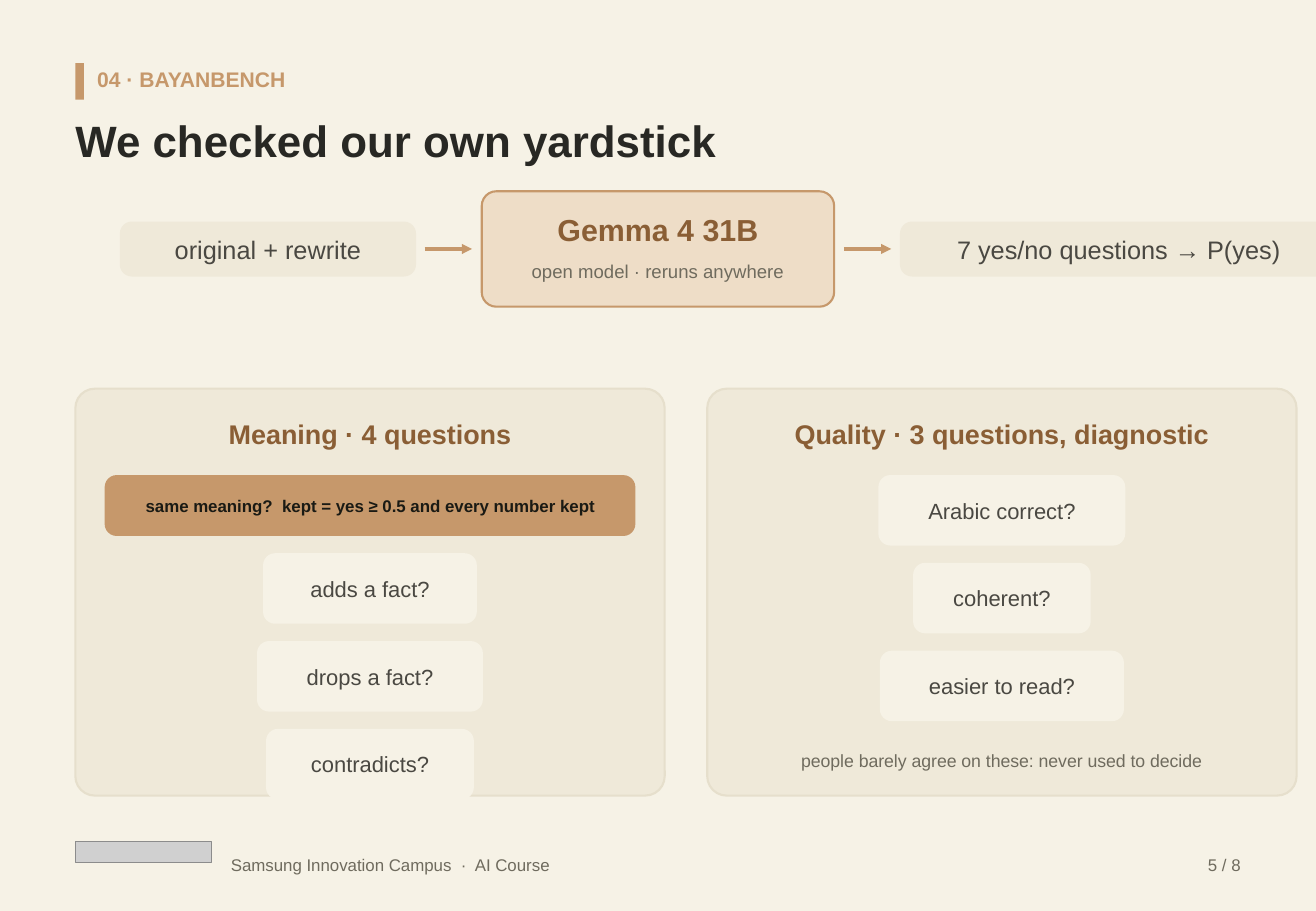
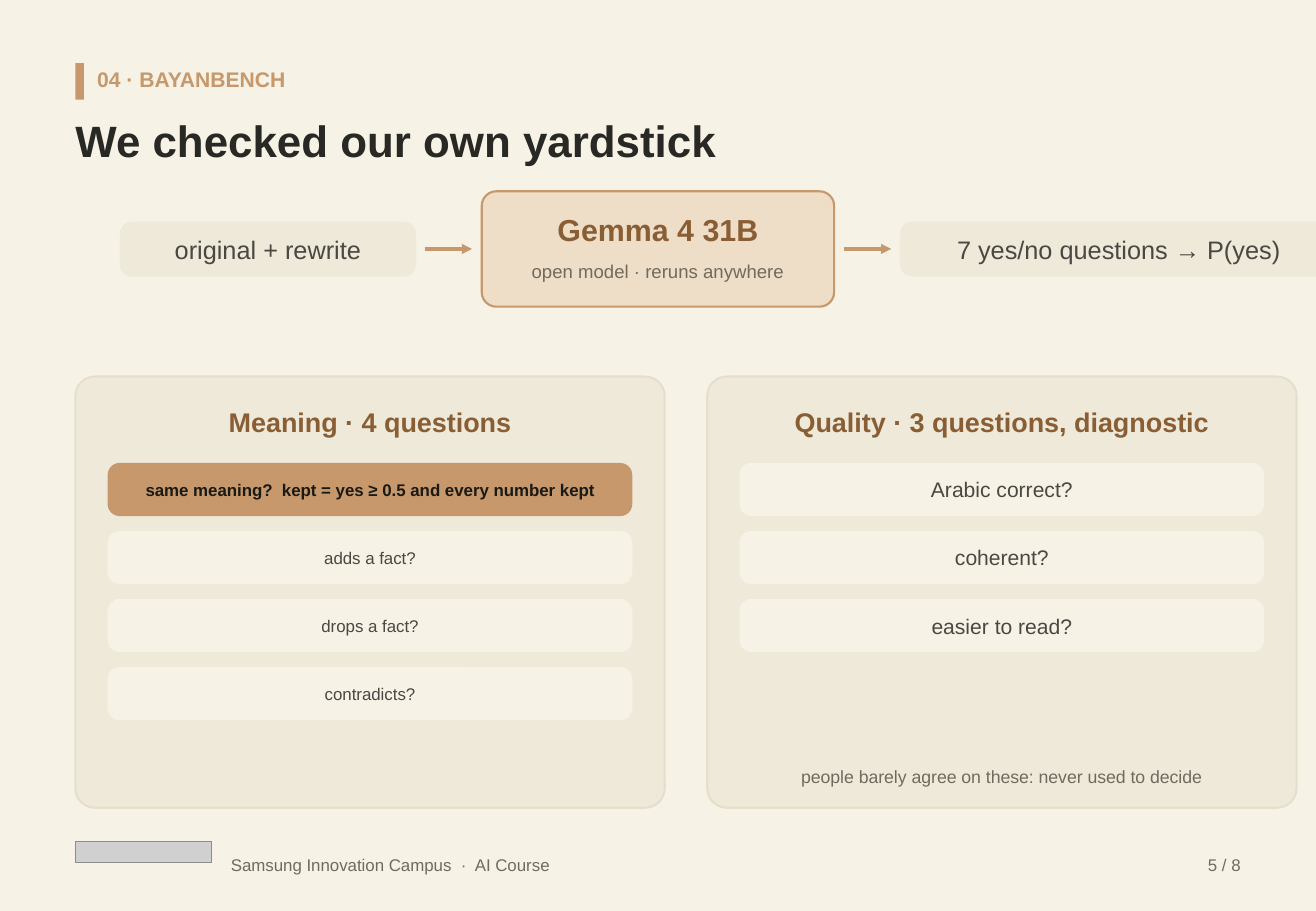
Before and after one commit to Cogni-Libya/Bayan, a slide deck: slide 12 of deliverables/04_presentation/Bayan_Submission.pptx. Drawn at 1316x911 pixels with LibreOffice and Linux fonts; fonts in the diff are those of the drawing; grey boxes stand for pictures. Boxes give left, top, right and bottom in pixels: in the first picture for what was removed or moved away, otherwise in the second. Text is boxed around its words. In the diff, an @@ line names an element or a change of style, - is before the commit and + after.

Commit message:
Submission deck: uniform question chips and text alignment
Match pill sizes inside the measuring cards, align related labels
consistently, and point the number gate at refs that still exist.

```diff
--- a/deliverables/04_presentation/Bayan_Submission.pptx
+++ b/deliverables/04_presentation/Bayan_Submission.pptx
@@ rounded rectangle: place and size @@
-rounded rectangle at box(75, 389, 665, 796)
+rounded rectangle at box(75, 377, 665, 808)
@@ proportions changed in 3 elements at box(108, 464, 631, 515), box(75, 377, 665, 808), box(707, 377, 1297, 808) @@
@@ rounded rectangle: place and size @@
-rounded rectangle at box(707, 389, 1297, 796)
+rounded rectangle at box(707, 377, 1297, 808)
@@ text "Meaning · 4 questions": place and size @@
-text "Meaning · 4 questions" at box(229, 424, 511, 449)
+text "Meaning · 4 questions" at box(229, 412, 511, 437)
@@ text "Quality · 3 questions, diagnostic": place and size @@
-text "Quality · 3 questions, diagnostic" at box(795, 424, 1209, 449)
+text "Quality · 3 questions, diagnostic" at box(795, 412, 1209, 437)
@@ rounded rectangle "same meaning? kept = yes ...": place and size @@
-rounded rectangle "same meaning? kept = yes ..." at box(106, 476, 634, 535)
+rounded rectangle "same meaning? kept = yes ..." at box(108, 464, 631, 515)
@@ rounded rectangle "Arabic correct?": place and size @@
-rounded rectangle "Arabic correct?" at box(880, 476, 1124, 544)
+rounded rectangle "Arabic correct?" at box(740, 464, 1263, 515)
@@ rounded rectangle "adds a fact?": place and size @@
-rounded rectangle "adds a fact?" at box(264, 554, 475, 622)
+rounded rectangle "adds a fact?" at box(108, 532, 631, 583)
@@ size 13 to 12.5 pt; proportions changed in 3 elements at box(740, 464, 1263, 515), box(740, 600, 1263, 651), box(740, 532, 1263, 583) @@
@@ rounded rectangle "coherent?": place and size @@
-rounded rectangle "coherent?" at box(914, 564, 1089, 632)
+rounded rectangle "coherent?" at box(740, 532, 1263, 583)
@@ rounded rectangle "drops a fact?": place and size @@
-rounded rectangle "drops a fact?" at box(258, 643, 481, 711)
+rounded rectangle "drops a fact?" at box(108, 600, 631, 651)
@@ rounded rectangle "easier to read?": place and size @@
-rounded rectangle "easier to read?" at box(881, 653, 1123, 721)
+rounded rectangle "easier to read?" at box(740, 600, 1263, 651)
@@ size 13 to 10 pt; proportions changed in 3 elements at box(108, 532, 631, 583), box(108, 600, 631, 651), box(108, 668, 631, 719) @@
@@ rounded rectangle "contradicts?": place and size @@
-rounded rectangle "contradicts?" at box(267, 730, 473, 798)
+rounded rectangle "contradicts?" at box(108, 668, 631, 719)
@@ text "people barely agree on these: ...": place and size @@
-text "people barely agree on these: ..." at box(801, 754, 1202, 771)
+text "people barely agree on these: ..." at box(801, 770, 1202, 787)
```
Also in this commit, not shown: 1 other slide changed, 2 other files.
